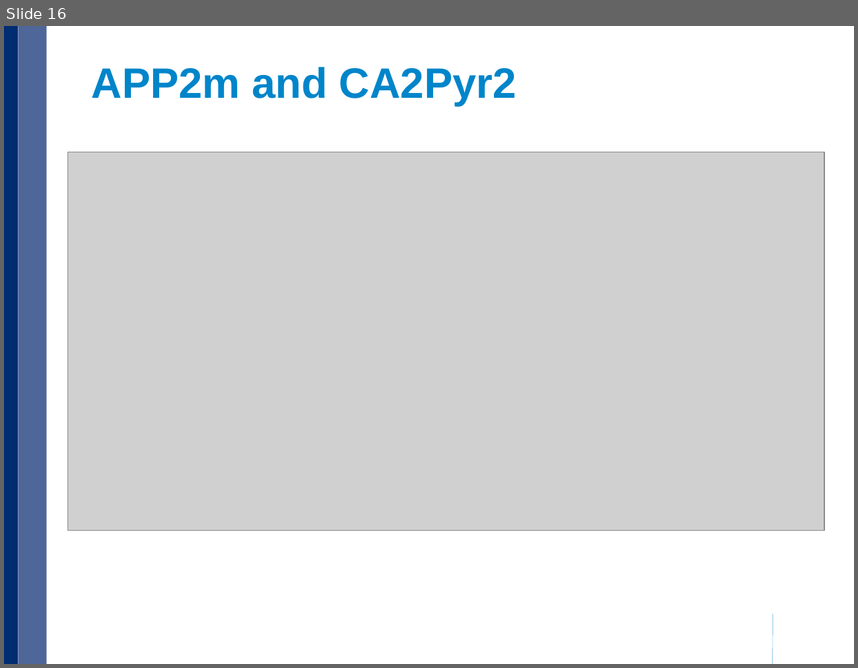
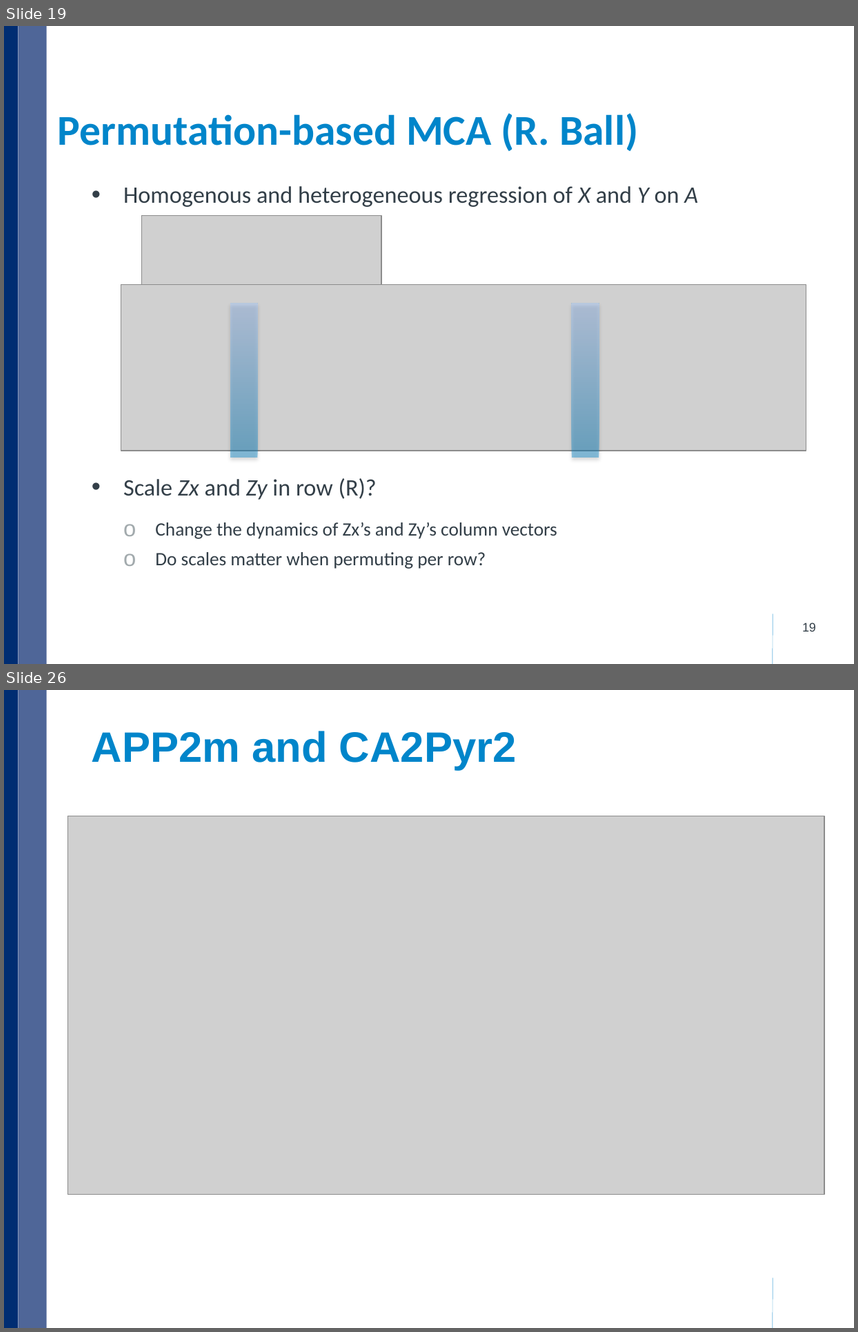
Before and after one commit to xulong82/pmca, a slide deck: pmca_current.pptx. Shown one above the other, each under a label of ours: slide 16 before the commit, slides 19 and 26 after it; the slides between them are not shown. The pictures are 858x668 and 858x1332 pixels, drawn with LibreOffice and Linux fonts; fonts in the diff are those of the drawing; grey boxes stand for pictures; background and template pictures are left out. Boxes give left, top, right and bottom in pixels: in the first picture for what was removed or moved away, otherwise in the second. Text is boxed around its words. In the diff, an @@ line names an element or a change of style, - is before the commit and + after.

```diff
--- a/pmca_current.pptx
+++ b/pmca_current.pptx
@@ slide 19 added at (x1=4, y1=26, x2=854, y2=664), background #FFFFFF; not listed: 3 template elements that a slide beside it also shows @@
@@ title added at (x1=58, y1=113, x2=638, y2=151), 36 pt, text #0085CA, bold @@
+Permutation-based MCA (R. Ball)
@@ text added at (x1=123, y1=186, x2=698, y2=568), 16 pt, text #333F48 @@
+• Homogenous and heterogeneous regression of X and Y on A
+• Scale Zx and Zy in row (R)?
+  o Change the dynamics of Zx’s and Zy’s column vectors
+  o Do scales matter when permuting per row?
@@ picture added at (x1=142, y1=216, x2=381, y2=296) @@
@@ picture added at (x1=121, y1=285, x2=806, y2=450) @@
@@ rectangle added at (x1=230, y1=303, x2=257, y2=457), fill gradient #0085CA to #A4CAFF @@
@@ rectangle added at (x1=572, y1=303, x2=599, y2=457), fill gradient #0085CA to #A4CAFF @@
@@ page number added at (x1=802, y1=622, x2=816, y2=631), 10.5 pt, text #333F48 @@
+19
@@ what was slide 16 is now slide 26 @@
```
Also in this commit, not shown: 2 slides changed, 22 other slides added, 13 slides removed, 24 other files.
